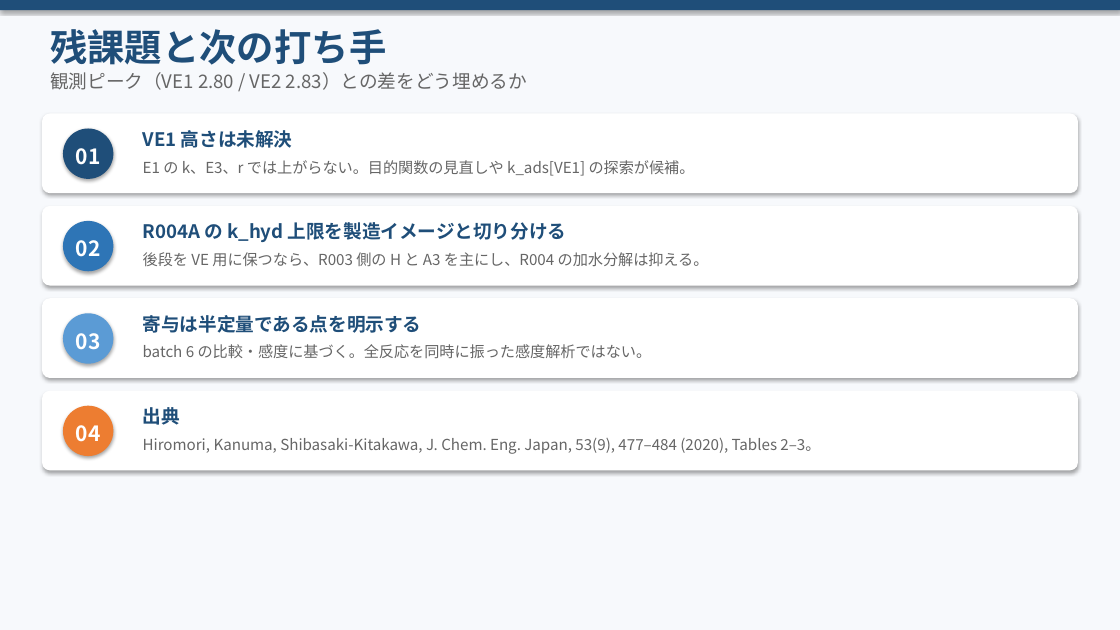
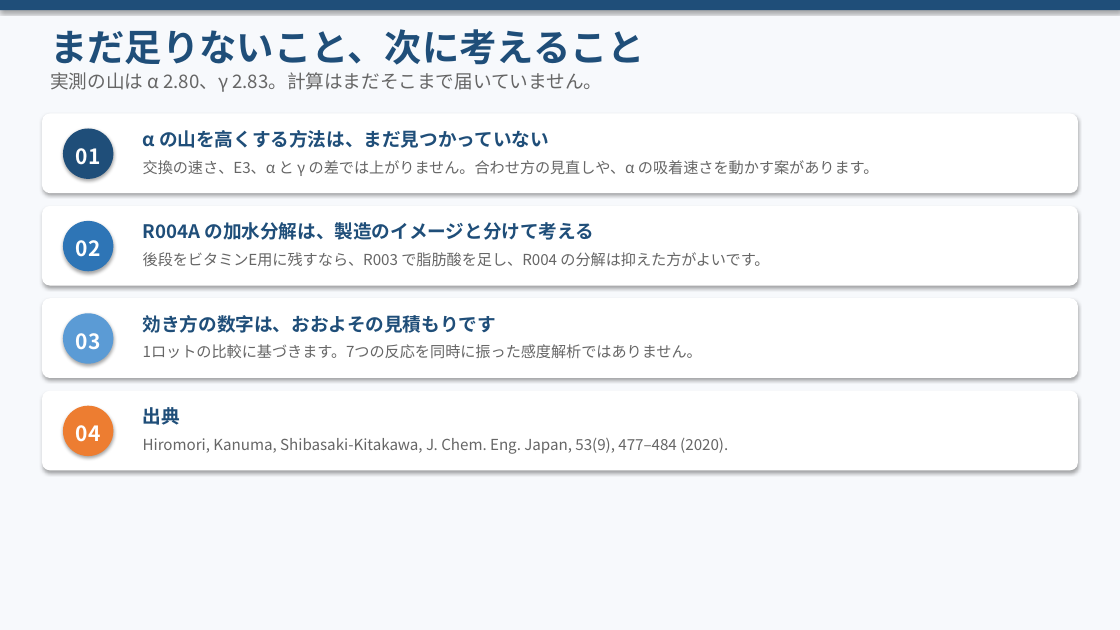
Before and after one commit to zhexingwang/ppt, a slide deck: slide 14 of decks/04_反応一覧_VE貢献_v4/反応一覧_定数_VE出口貢献_v4.pptx (slide 13 before the commit). Drawn at 1120x630 pixels with LibreOffice and Linux fonts; fonts in the diff are those of the drawing. Boxes give left, top, right and bottom in pixels: in the first picture for what was removed or moved away, otherwise in the second. Text is boxed around its words. In the diff, an @@ line names an element or a change of style, - is before the commit and + after.

```diff
--- a/decks/04_反応一覧_VE貢献_v4/反応一覧_定数_VE出口貢献_v4.pptx
+++ b/decks/04_反応一覧_VE貢献_v4/反応一覧_定数_VE出口貢献_v4.pptx
@@ text at <box>50,29,645,65</box>: text changed @@
-残課題と次の打ち手
+まだ足りないこと、次に考えること
@@ text at <box>50,72,602,92</box>: text changed @@
-観測ピーク（VE1 2.80 / VE2 2.83）との差をどう埋めるか
+実測の山は α 2.80、γ 2.83。計算はまだそこまで届いていません。
@@ text at <box>143,130,549,148</box>: text changed @@
-VE1 高さは未解決
+α の山を高くする方法は、まだ見つかっていない
@@ text at <box>143,160,878,176</box>: text changed @@
-E1 の k、E3、r では上がらない。目的関数の見直しや k_ads[VE1] の探索が候補。
+交換の速さ、E3、α と γ の差では上がりません。合わせ方の見直しや、α の吸着速さを動かす案があります。
@@ text at <box>143,222,594,240</box>: text changed @@
-R004A の k_hyd 上限を製造イメージと切り分ける
+R004A の加水分解は、製造のイメージと分けて考える
@@ text at <box>143,252,769,266</box>: text changed @@
-後段を VE 用に保つなら、R003 側の H と A3 を主にし、R004 の加水分解は抑える。
+後段をビタミンE用に残すなら、R003 で脂肪酸を足し、R004 の分解は抑えた方がよいです。
@@ text at <box>143,315,496,333</box>: text changed @@
-寄与は半定量である点を明示する
+効き方の数字は、おおよその見積もりです
@@ text at <box>143,344,702,358</box>: text changed @@
-batch 6 の比較・感度に基づく。全反応を同時に振った感度解析ではない。
+1ロットの比較に基づきます。7つの反応を同時に振った感度解析ではありません。
@@ text at <box>143,438,728,454</box>: text changed @@
-Hiromori, Kanuma, Shibasaki-Kitakawa, J. Chem. Eng. Japan, 53(9), 477–484 (2020), Tables 2–3。
+Hiromori, Kanuma, Shibasaki-Kitakawa, J. Chem. Eng. Japan, 53(9), 477–484 (2020).
```
Also in this commit, not shown: 12 other slides changed, 1 slide added, 18 other files.
